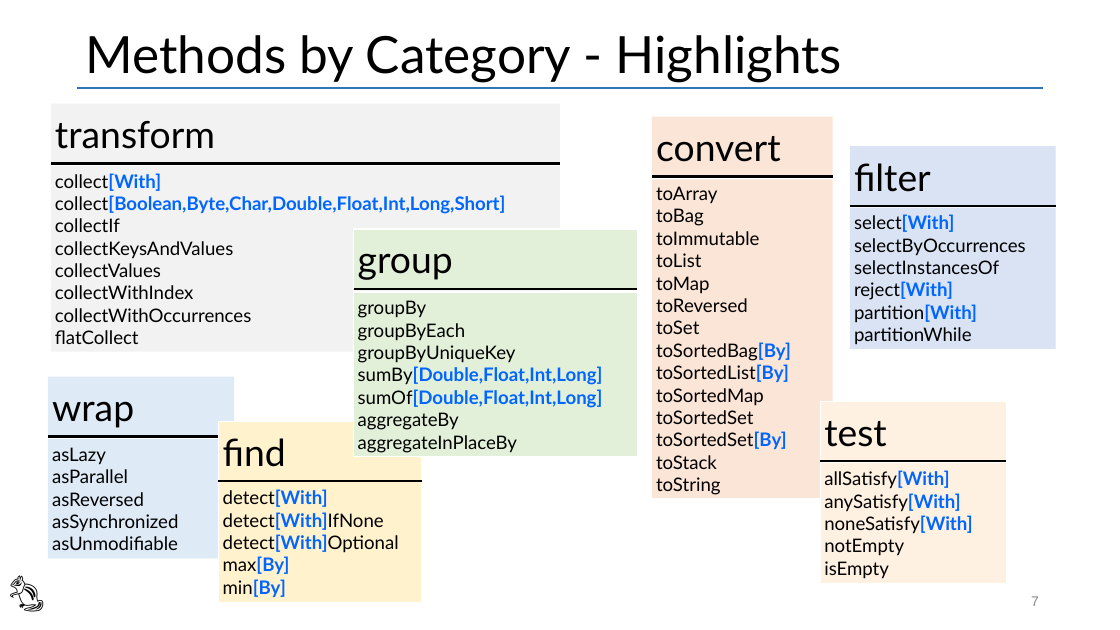
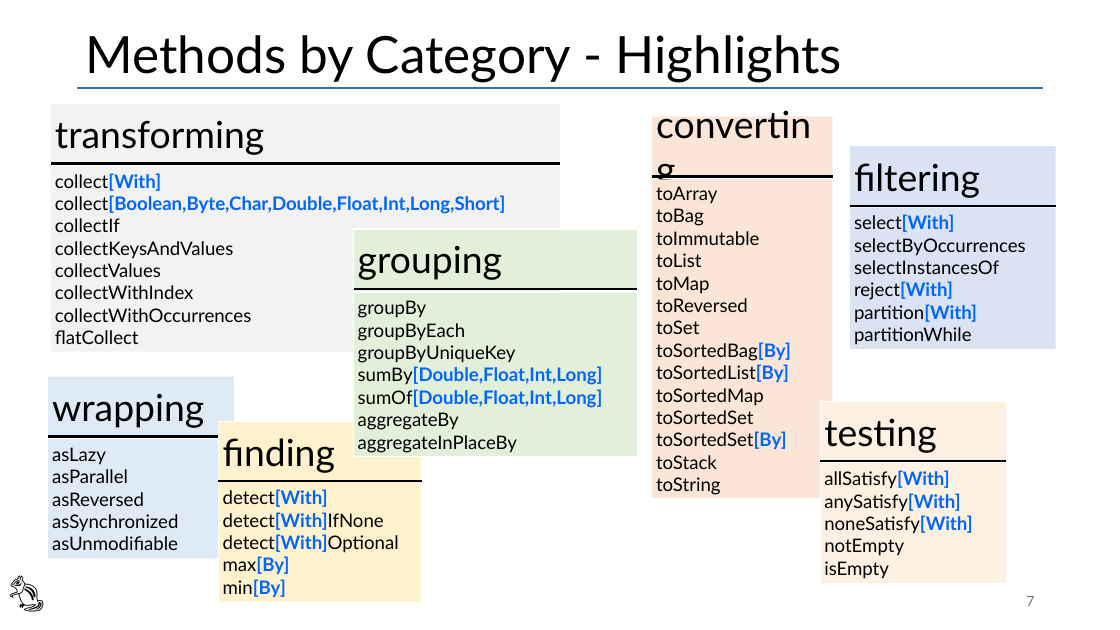
Before and after one commit to vmzakharov/refactor-to-ec-remake, a slide deck: slide 7 of RefactorToEcIntro.pptx. Drawn at 1120x630 pixels with LibreOffice and Linux fonts; fonts in the diff are those of the drawing. Boxes give left, top, right and bottom in pixels: in the first picture for what was removed or moved away, otherwise in the second. Text is boxed around its words. In the diff, an @@ line names an element or a change of style, - is before the commit and + after.

```diff
--- a/RefactorToEcIntro.pptx
+++ b/RefactorToEcIntro.pptx
@@ text at (55, 120, 264, 155): text changed @@
-transform
+transforming
@@ text at (656, 136, 781, 162): text changed @@
-convert
+converting
@@ text at (854, 163, 980, 198): text changed @@
-filter
+filtering
@@ text at (358, 246, 502, 280): text changed @@
-group
+grouping
@@ text at (52, 393, 204, 428): text changed @@
-wrap
+wrapping
@@ text at (824, 418, 936, 453): text changed @@
-test
+testing
@@ text at (223, 438, 335, 473): text changed @@
-find
+finding
@@ page number at (1026, 596, 1034, 606): font Arial to Lato, text colour #888888 to #797979 @@
```
Also in this commit, not shown: 9 other slides changed, 5 slides added, 2 slides removed, 1 other file.
